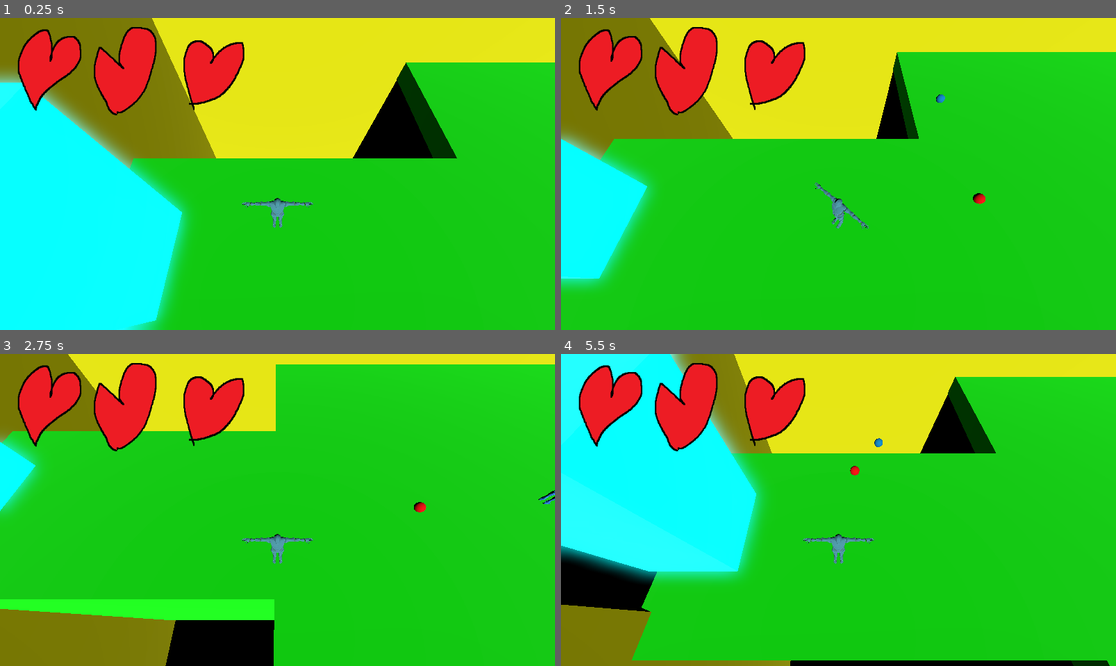
Above: before the commit, frames 1-4 (two rows, left to right).
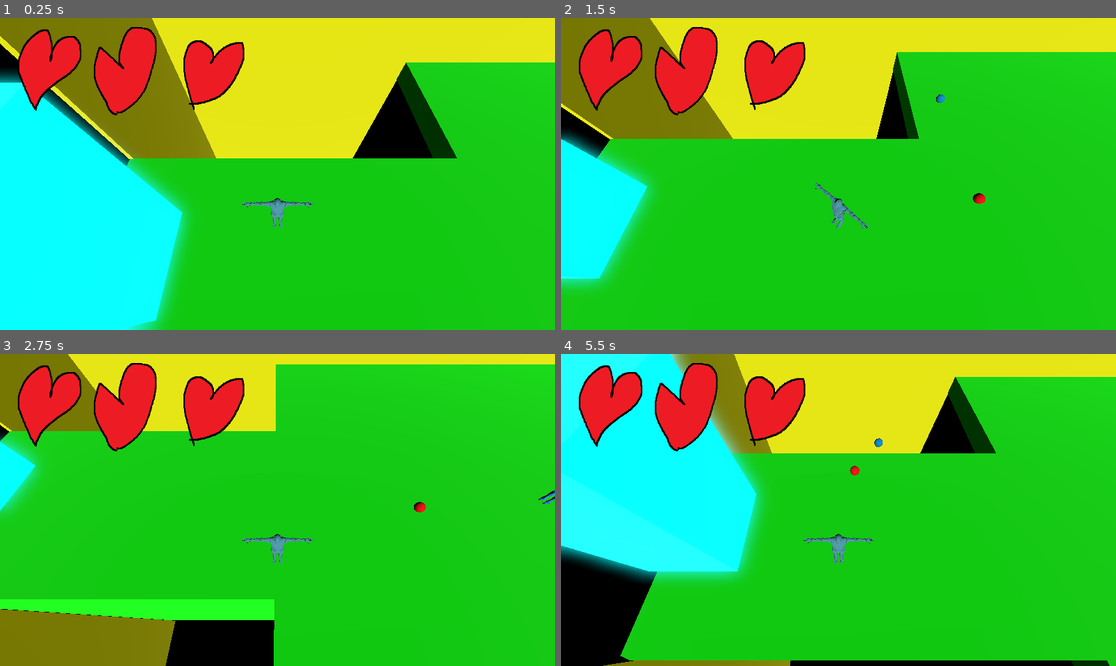
Above: after the commit, the same moments.

Repository: Alvin-Cha/Game-Skripsi
Game: Godot game, scene res://scenes/main/world.tscn
The game is run twice, just before and just after one commit, with the same random seed, the same clock (stepped at 60 frames per second) and the same inputs.
Inputs (mouse positions are in pixels of both pictures, inside the frame that each line leads up to):
- Up to frame 1 (0.25 s): no input
- Up to frame 2 (1.5 s): tap Enter (ui_accept) at 0.5, 0.77 s; move the mouse to (960, 158) at 0.52 s; hold D 0.53-1.28 s; tap F at 0.6, 1.35 s; click (960, 158) at 0.67 s; move the mouse to (727, 189) at 1.27 s; hold S from 1.28 s (still down)
- Up to frame 3 (2.75 s): tap Enter (ui_accept) at 1.52 s; move the mouse to (333, 441) at 2.02 s; release S at 2.03 s; hold D from 2.03 s (still down); tap F at 2.1 s
- Up to frame 4 (5.5 s): move the mouse to (810, 572) at 2.77 s; release D at 2.78 s; hold W 2.78-3.53 s; tap F every 0.75 s from 2.85 to 5.1 s; click (810, 572) at 2.92 s; tap Enter (ui_accept) at 3.02, 3.77, 4.52 s; move the mouse to (1005, 556) at 3.52 s; hold A 3.53-5.03 s; move the mouse to (672, 463) at 4.27 s; move the mouse to (866, 510) at 5.02 s; hold S from 5.03 s (still down); click (866, 510) at 5.17 s

The runs differ from the first frame. In frame 1, 1.3% of the frame differs, in the area x 0-25%, y 5-49%; in frame 2, 0.9%; in frame 3, 0.1%; in frame 4, 2.6%, in the area x 0-17%, y 80-100%.

Commit message:
Update world.tscn

Diff:
--- a/scenes/main/world.tscn
+++ b/scenes/main/world.tscn
@@ -58,15 +58,15 @@
 material = ExtResource("4_526id")
 
 [node name="Wall3" type="CSGBox3D" parent="Walls" unique_id=790902715]
-transform = Transform3D(-0.017319076, 0, 0.17756219, 0, 1.0260723, 0, -0.5273694, 0, -0.0058312328, -24.423532, -4.125589, -4.5912085)
+transform = Transform3D(-0.017319076, 0, 0.17756219, 0, 1.0260723, 0, -0.5273694, 0, -0.0058312328, -24.446606, -4.125589, -5.2937956)
 use_collision = true
-size = Vector3(15.781143, 27.52893, 1)
+size = Vector3(13.116646, 27.52893, 1)
 material = ExtResource("4_526id")
 
 [node name="Wall4" type="CSGBox3D" parent="Walls" unique_id=1679254668]
-transform = Transform3D(-7.15591e-05, 0, -0.026621703, 0, 1.0528241, 0, 0.2791071, 0, -0.008704273, -24.201675, -5.821323, 8.585958)
+transform = Transform3D(-7.15591e-05, 0, -0.026621703, 0, 1.0528241, 0, 0.2791071, 0, -0.008704273, -24.201826, -5.821323, 9.170973)
 use_collision = true
-size = Vector3(29.067696, 29.548965, 12.372925)
+size = Vector3(24.875645, 29.548965, 12.372925)
 material = ExtResource("4_526id")
 
 [node name="Wall5" type="CSGBox3D" parent="Walls" unique_id=31465760]
